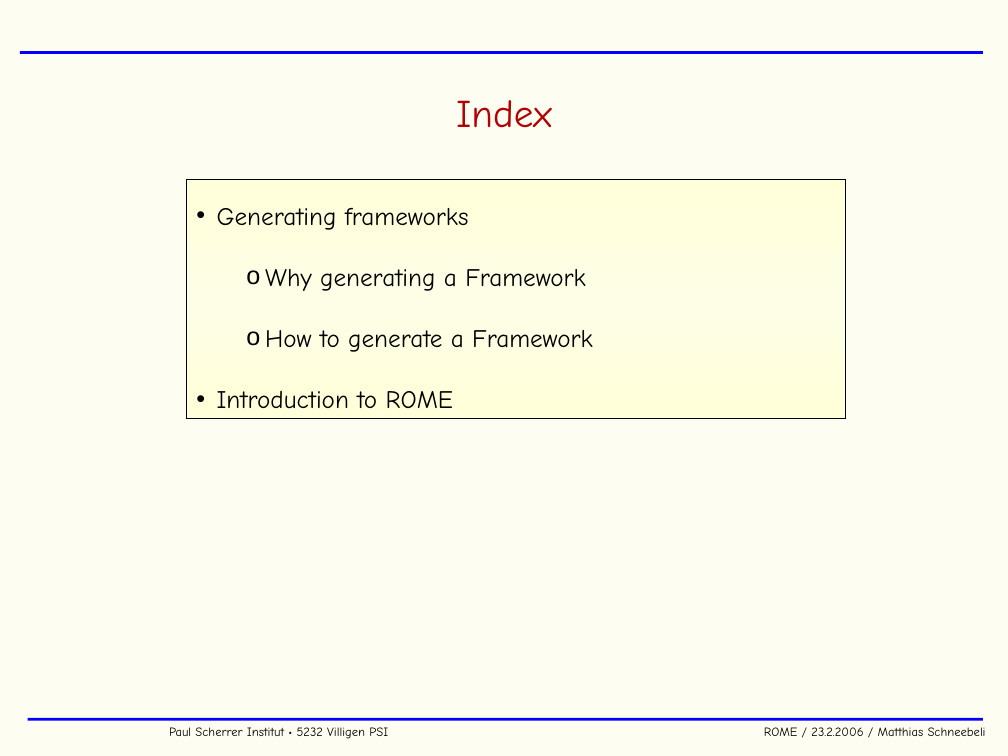
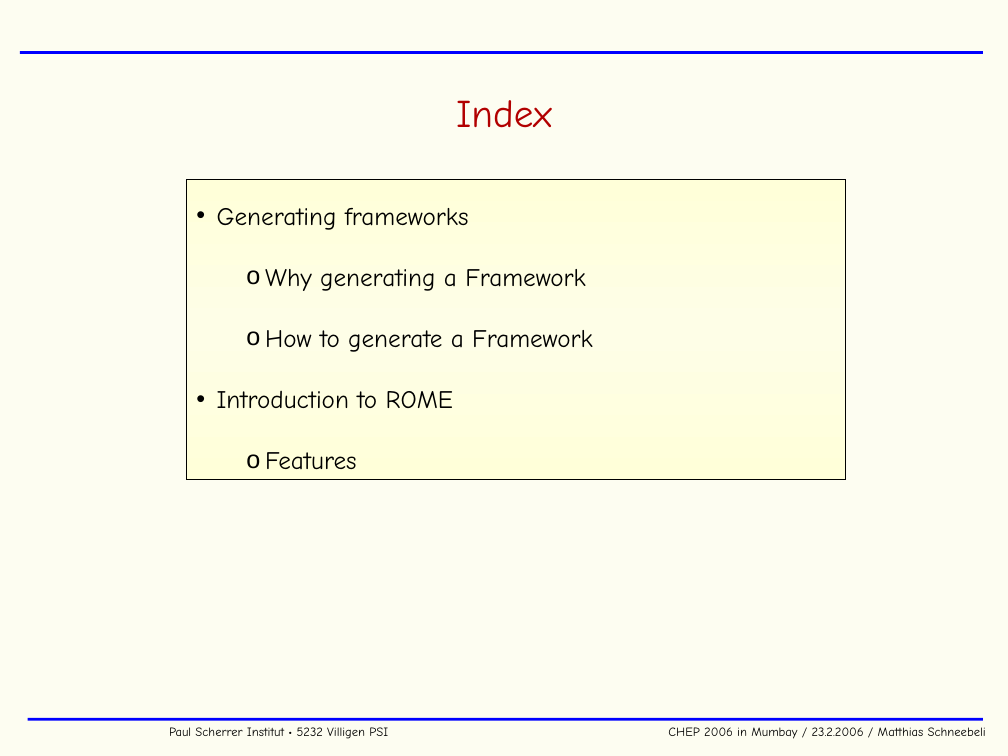
Before and after one commit to cjpl/rome, a slide deck: slide 3 of rome/documentation/ROME.ppt. Drawn at 1008x756 pixels with LibreOffice and Linux fonts; fonts in the diff are those of the drawing; background and template pictures are left out. Boxes give left, top, right and bottom in pixels: in the first picture for what was removed or moved away, otherwise in the second. Text is boxed around its words. In the diff, an @@ line names an element or a change of style, - is before the commit and + after.

```diff
--- a/rome/documentation/ROME.ppt
+++ b/rome/documentation/ROME.ppt
@@ rectangle "Generating frameworks": place and size @@
-rectangle "Generating frameworks" at [186,179,846,418]
+rectangle "Generating frameworks" at [186,179,846,480]
@@ text in rectangle at [265,452,356,470]: paragraph added @@
+  o Features
@@ text at [169,727,986,739]: text changed @@
-Paul Scherrer Institut • 5232 Villigen PSI ROME / 23.2.2006 / Matthias Schneebeli
+Paul Scherrer Institut • 5232 Villigen PSI CHEP 2006 in Mumbay / 23.2.2006 / Matthias Schneebeli
```
Also in this commit, not shown: 65 other slides changed.
